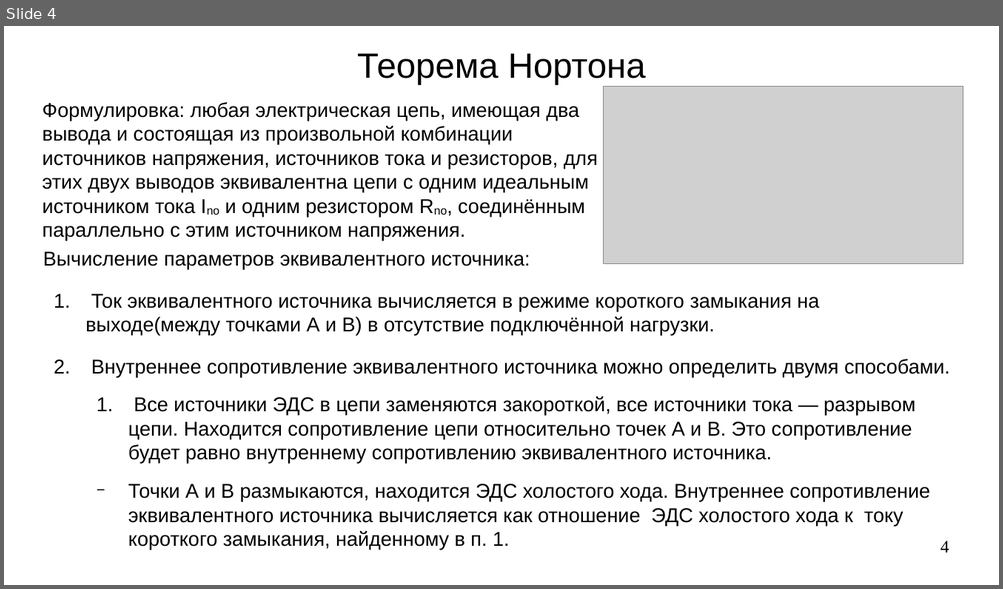
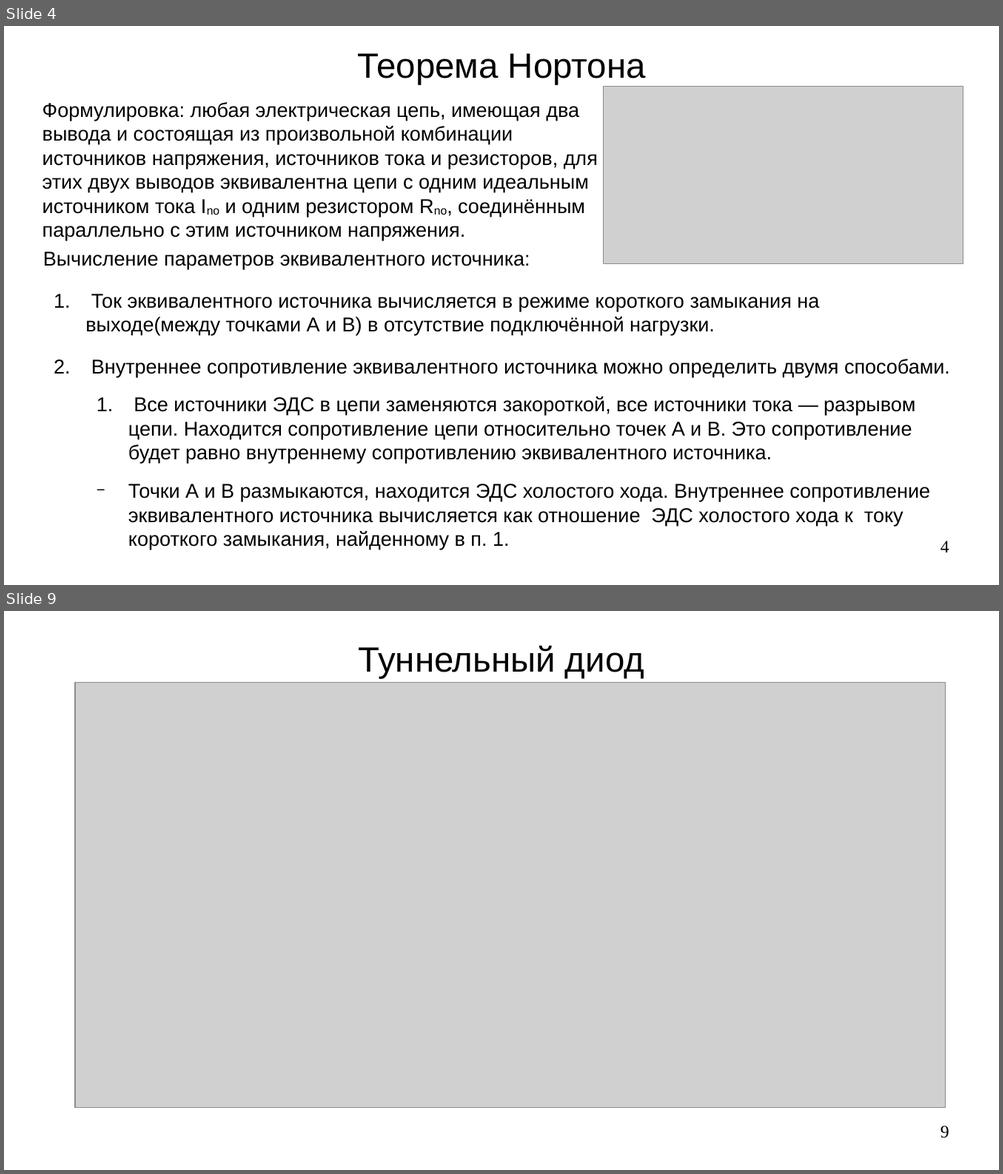
Before and after one commit to steelcraft/stud-lab, a slide deck: Лекции/СBDS01#L3.odp. Shown one above the other, each under a label of ours: slide 4 before the commit, slides 4 and 9 after it; the slides between them are not shown. The pictures are 1003x589 and 1003x1174 pixels, drawn with LibreOffice and Linux fonts; fonts in the diff are those of the drawing; grey boxes stand for pictures. Boxes give left, top, right and bottom in pixels: in the first picture for what was removed or moved away, otherwise in the second. Text is boxed around its words. In the diff, an @@ line names an element or a change of style, - is before the commit and + after.

```diff
--- a/Лекции/СBDS01#L3.odp
+++ b/Лекции/СBDS01#L3.odp
@@ slide 9 added at bbox=[4, 611, 999, 1170], background #FFFFFF @@
@@ title added at bbox=[358, 645, 644, 678], 28 pt, text #000000 @@
+Туннельный диод
@@ picture added at bbox=[75, 682, 946, 1108] @@
@@ page number added at bbox=[940, 1126, 949, 1139], 14 pt, text #000000 @@
+9
```
Also in this commit, not shown: 2 slides changed, 2 other slides added, 2 slides removed.
